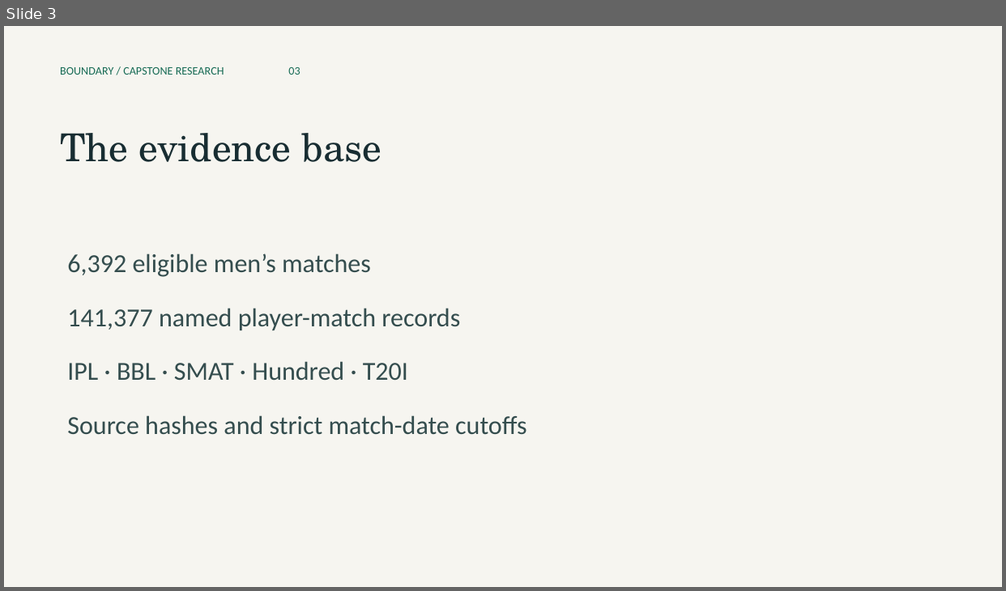
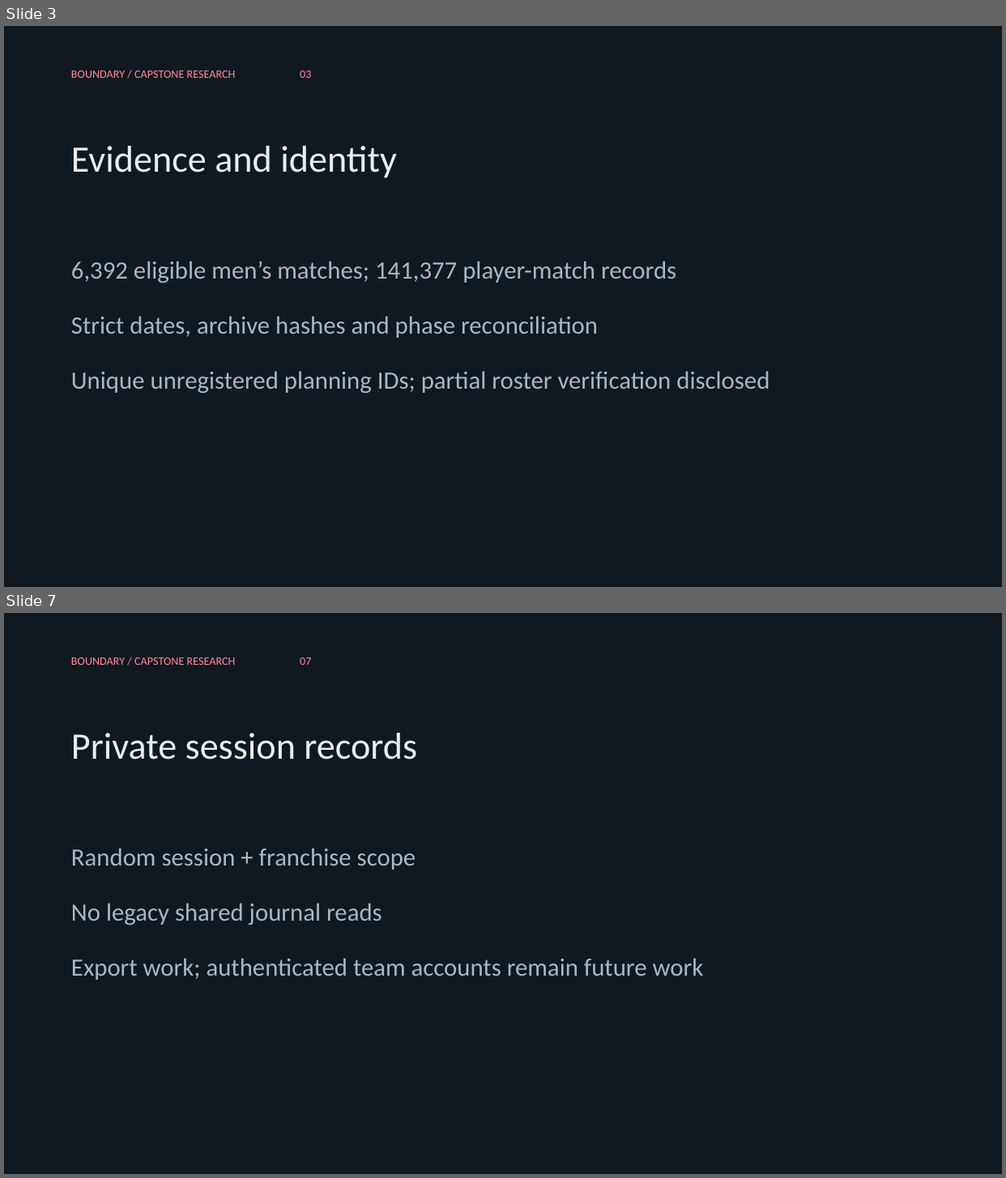
Before and after one commit to br-abishek-07/boundary-cricket-capstone, a slide deck: docs/Capstone_Presentation.pptx. Shown one above the other, each under a label of ours: slide 3 before the commit, slides 3 and 7 after it; the slides between them are not shown. The pictures are 1006x591 and 1006x1178 pixels, drawn with LibreOffice and Linux fonts; fonts in the diff are those of the drawing. Boxes give left, top, right and bottom in pixels: in the first picture for what was removed or moved away, otherwise in the second. Text is boxed around its words. In the diff, an @@ line names an element or a change of style, - is before the commit and + after.

Commit message:
Correct evidence integrity, supported XI workloads and grounded agent; add franchise themes
Preserve player identities and raw totals, correct phase filters, enforce complete bowling allocation, isolate private-session records, and gate research forecasts against the learned chase baseline. Add bundled marks, franchise accents and Light/Dark appearance.

Validation: 31 core regressions, 41 UI workflow checks and 5 local Chromium checks. Live provider quality and full current squad verification remain disclosed limits.

```diff
--- a/docs/Capstone_Presentation.pptx
+++ b/docs/Capstone_Presentation.pptx
@@ slide 7 added at [4, 613, 1002, 1174], background #101820 @@
@@ text added at [71, 658, 311, 665], 11 pt, text #FF8798 @@
+BOUNDARY / CAPSTONE RESEARCH 07
@@ text added at [71, 733, 417, 760], 36 pt, text #E8EDF1 @@
+Private session records
@@ text added at [71, 848, 704, 980], 24 pt, text #A8B8C5 @@
+Random session + franchise scope
+No legacy shared journal reads
+Export work; authenticated team accounts remain future work
@@ slide 3 changed as well @@
@@ background #F6F5F0 to #101820 @@
@@ text "BOUNDARY / CAPSTONE RESEARCH 03": place and size @@
-text "BOUNDARY / CAPSTONE RESEARCH 03" at [60, 67, 300, 75]
+text "BOUNDARY / CAPSTONE RESEARCH 03" at [71, 71, 311, 78]
@@ text "BOUNDARY / CAPSTONE RESEARCH 03" at [71, 71, 311, 78]: text colour #176B55 to #FF8798; more space between paragraphs @@
@@ text at [71, 146, 397, 178]: text changed; size 37 to 36 pt; font TeX Gyre Schola to Calibri; text colour #182D32 to #E8EDF1 @@
-The evidence base
+Evidence and identity
@@ text at [71, 261, 769, 394]: text changed; size 25 to 24 pt; text colour #344D4E to #A8B8C5 @@
-6,392 eligible men’s matches
-141,377 named player-match records
-IPL · BBL · SMAT · Hundred · T20I
-Source hashes and strict match-date cutoffs
+6,392 eligible men’s matches; 141,377 player-match records
+Strict dates, archive hashes and phase reconciliation
+Unique unregistered planning IDs; partial roster verification disclosed
```
Also in this commit, not shown: 8 other slides added, 9 slides removed, 52 other files.
